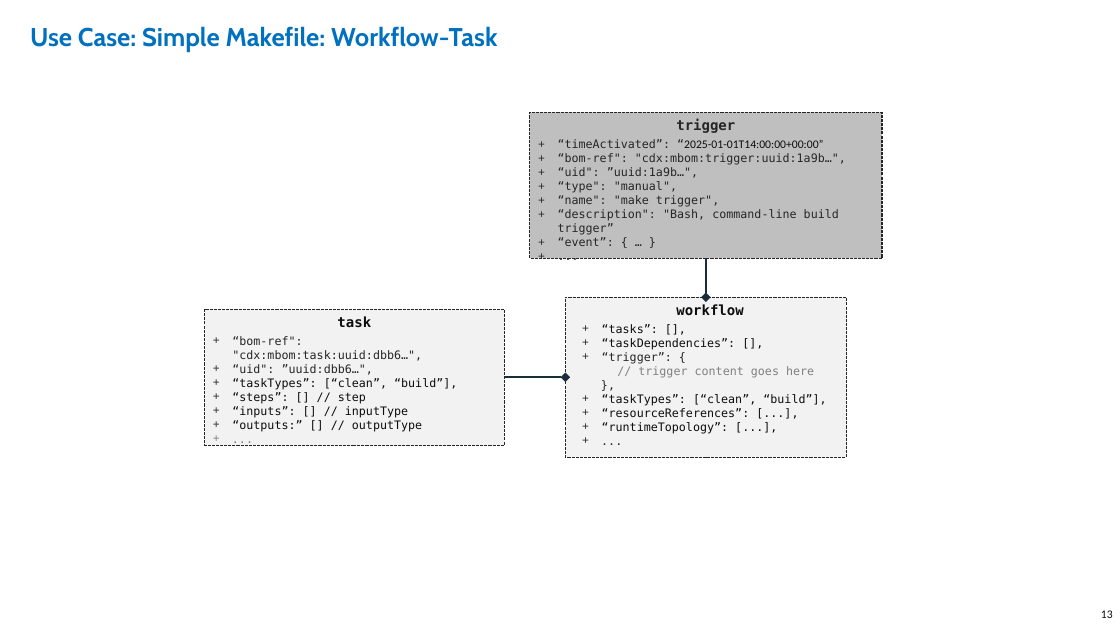
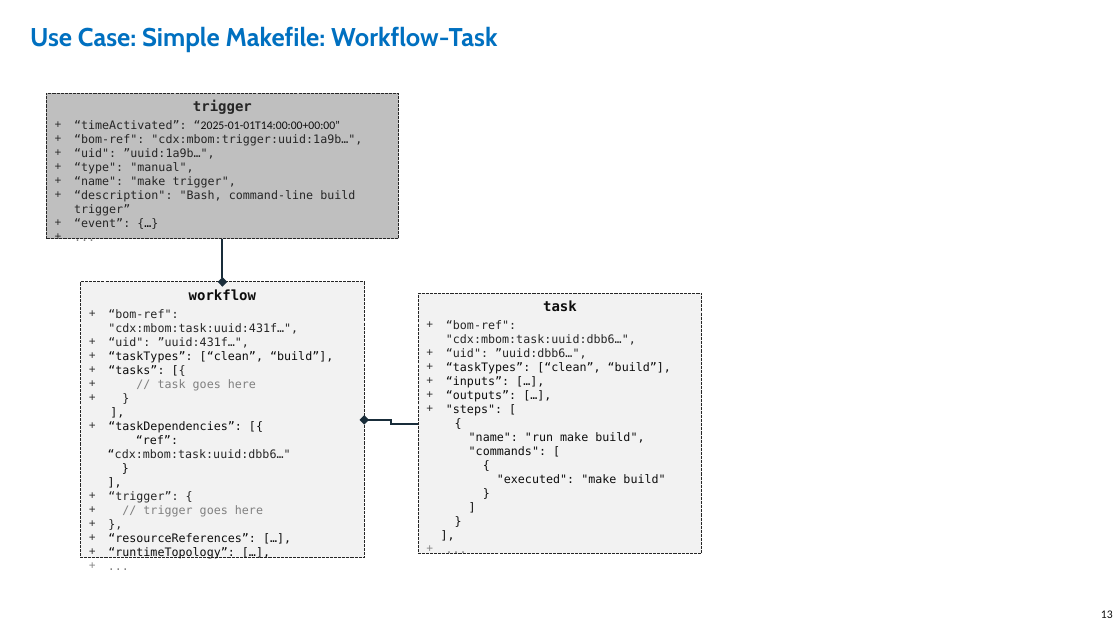
Before and after one commit to CycloneDX/guides, a slide deck: slide 13 of MBOM/en/images/CycloneDX-Formulation-diagrams.pptx. Drawn at 1120x630 pixels with LibreOffice and Linux fonts; fonts in the diff are those of the drawing. Boxes give left, top, right and bottom in pixels: in the first picture for what was removed or moved away, otherwise in the second. Text is boxed around its words. In the diff, an @@ line names an element or a change of style, - is before the commit and + after.

Commit message:
Initial contributions for MBOM guide

```diff
--- a/MBOM/en/images/CycloneDX-Formulation-diagrams.pptx
+++ b/MBOM/en/images/CycloneDX-Formulation-diagrams.pptx
@@ rectangle "trigger": place and size @@
-rectangle "trigger" at <box>530,113,882,258</box>
+rectangle "trigger" at <box>46,93,399,239</box>
@@ rectangle "trigger" at <box>46,93,399,239</box>: text colour #262626 to #808080 in "..." @@
@@ text in rectangle at <box>74,218,130,227</box>: spaces changed @@
-+ “event”: { … }
++ “event”: {…}
@@ elbow arrow moved from (706, 297) - (706, 258) to (223, 282) - (223, 239) @@
@@ rectangle "workflow": place and size @@
-rectangle "workflow" at <box>565,297,846,457</box>
+rectangle "workflow" at <box>81,282,365,558</box>
@@ rectangle "workflow" at <box>81,282,365,558</box>: text colour #262626 to #808080 in "..."; bullet none to + @@
@@ rectangle "task": place and size @@
-rectangle "task" at <box>205,309,504,445</box>
+rectangle "task" at <box>418,293,702,553</box>
@@ text in rectangle at <box>108,309,333,458</box>: text changed; text colour #0D0D0D to #262626 @@
-+ “tasks”: [],
-+ “taskDependencies”: [],
++ “bom-ref": "cdx:mbom:task:uuid:431f…",
++ “uid": ”uuid:431f…",
++ “taskTypes”: [“clean”, “build”],
++ “tasks”: [{
++ // task goes here
++ }
+],
++ “taskDependencies”: [{
+“ref”: “cdx:mbom:task:uuid:dbb6…"
+}
+],
@@ text in rectangle at <box>446,376,665,483</box>: text changed @@
-+ “steps”: [] // step
-+ “inputs”: [] // inputType
-+ “outputs:” [] // outputType
++ “inputs”: […],
++ “outputs”: […],
++ "steps": [
+{
+"name": "run make build",
+"commands": [
+{
+"executed": "make build"
+}
+]
+}
+],
@@ elbow arrow moved from (565, 377) - (504, 377) to (364, 420) - (418, 423) @@
@@ text in rectangle at <box>143,505,263,517</box>: text changed @@
-  // trigger content goes here
++ // trigger goes here
@@ text in rectangle at <box>108,533,256,559</box>: text changed @@
-+ “taskTypes”: [“clean”, “build”],
-+ “resourceReferences”: [...],
-+ “runtimeTopology”: [...],
++ “resourceReferences”: […],
++ “runtimeTopology”: […],
```
Also in this commit, not shown: 1 other slide changed, 3 other files.
